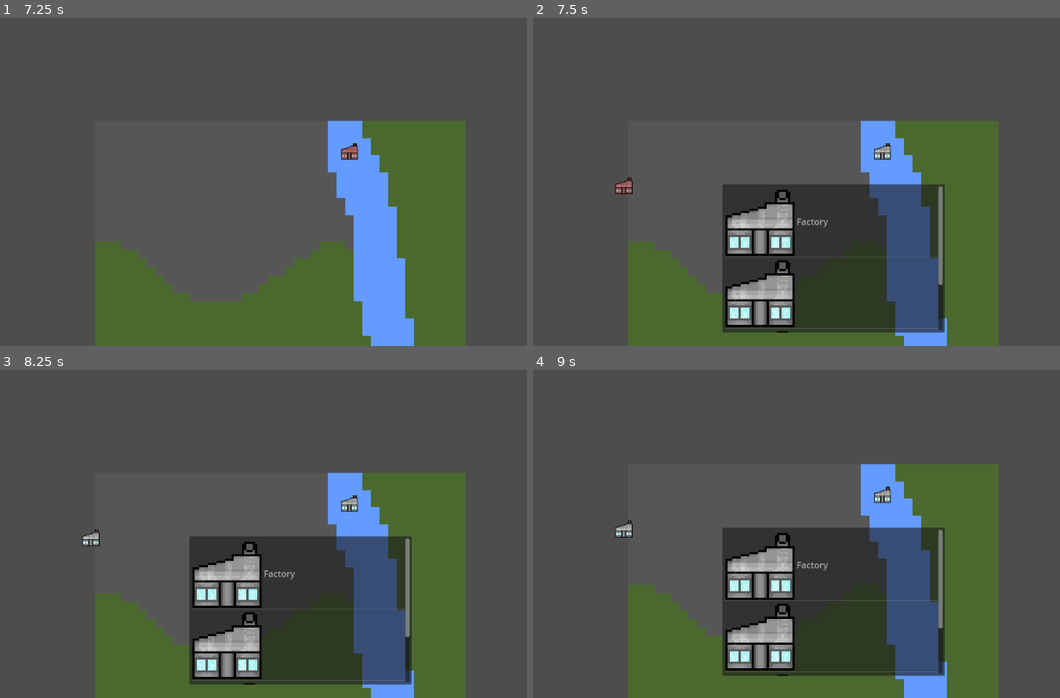
Above: before the commit, frames 1-4 (two rows, left to right).
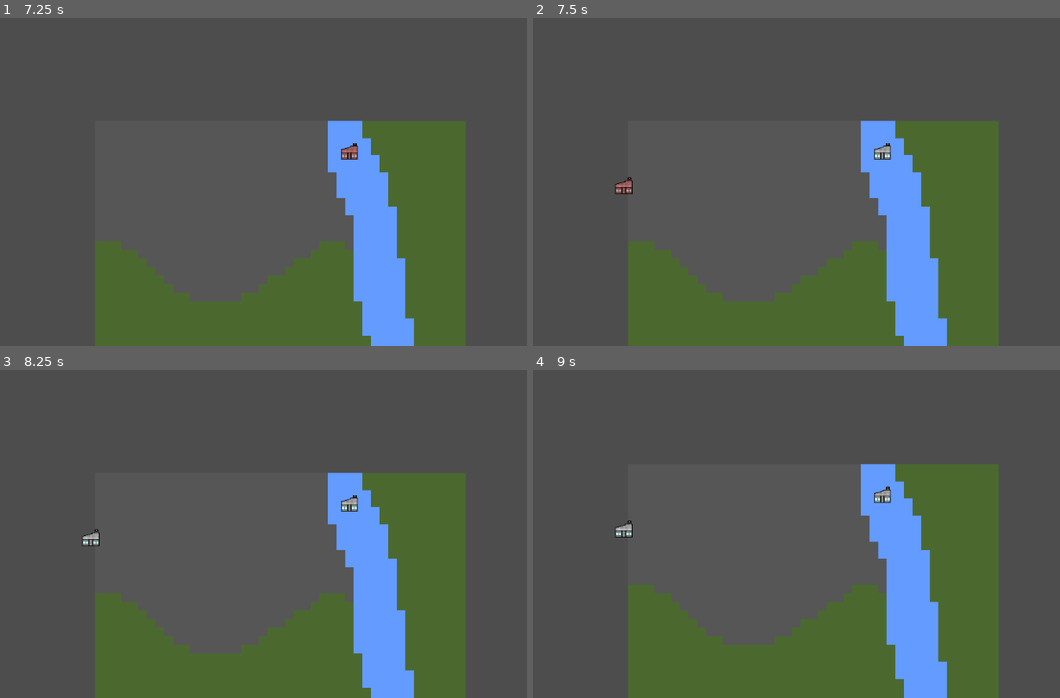
Above: after the commit, the same moments.

Repository: linuskar/DATX11-DIT561-Bachelor-Project-Group-48
Game: Godot game, scene res://scenes/levels/game.tscn
The game is run twice, just before and just after one commit, with the same random seed, the same clock (stepped at 60 frames per second) and the same inputs.
Inputs (mouse positions are in pixels of both pictures, inside the frame that each line leads up to):
- Up to frame 1 (7.25 s): tap Enter at 0.5, 2, 5 s; move the mouse to (353, 152) at 0.52 s; hold B (build) 0.53-1.28 s; tap Space at 1.25, 3.5, 6.5 s; move the mouse to (89, 188) at 1.27 s; tap S (camera_move_down) at 1.35 s; move the mouse to (274, 93) at 2.02 s; hold A (camera_move_left) 2.03-2.78 s; move the mouse to (184, 241) at 2.77 s; tap D (camera_move_right) at 2.85 s; move the mouse to (400, 221) at 3.52 s; hold W (camera_move_up) 3.53-4.28 s; move the mouse to (26, 116) at 4.27 s; tap Middle mouse button (camera_pan) at 4.35 s; move the mouse to (242, 168) at 5.02 s; tap Mouse wheel up (camera_zoom_in) at 5.1 s; move the mouse to (121, 83) at 5.77 s; tap Mouse wheel down (camera_zoom_out) at 5.85 s; move the mouse to (353, 152) at 6.52 s; press the mouse at (353, 152) at 6.53 s
- Up to frame 2 (7.5 s): move the mouse to (622, 188) at 7.27 s; release the mouse at (622, 188) at 7.28 s; tap I (select_building) at 7.35 s
- Up to frame 3 (8.25 s): move the mouse to (274, 445) at 8.02 s; hold B (build) from 8.03 s (still down)
- Up to frame 4 (9 s): move the mouse to (717, 593) at 8.77 s; release B (build) at 8.78 s; tap S (camera_move_down) at 8.85 s

Frame 1 is identical in both runs. In frame 2, 18% of the frame differs, in the area x 36-79%, y 50-96%; in frame 3, 18%; in frame 4, 18%.
Error after the commit: Invalid access to property or key 'visible' on a base object of type 'null instance'. (res://scripts/utility/game_manager.gd:21)

Commit message:
Changed name of control node

Diff:
--- a/scenes/levels/game.tscn
+++ b/scenes/levels/game.tscn
@@ -23,5 +23,5 @@
 [node name="GameManager" type="Node" parent="."]
 script = ExtResource("5_uk881")
 
-[node name="Control" parent="." instance=ExtResource("6_r0gsk")]
+[node name="BuildingSelector" parent="." instance=ExtResource("6_r0gsk")]
 visible = false
